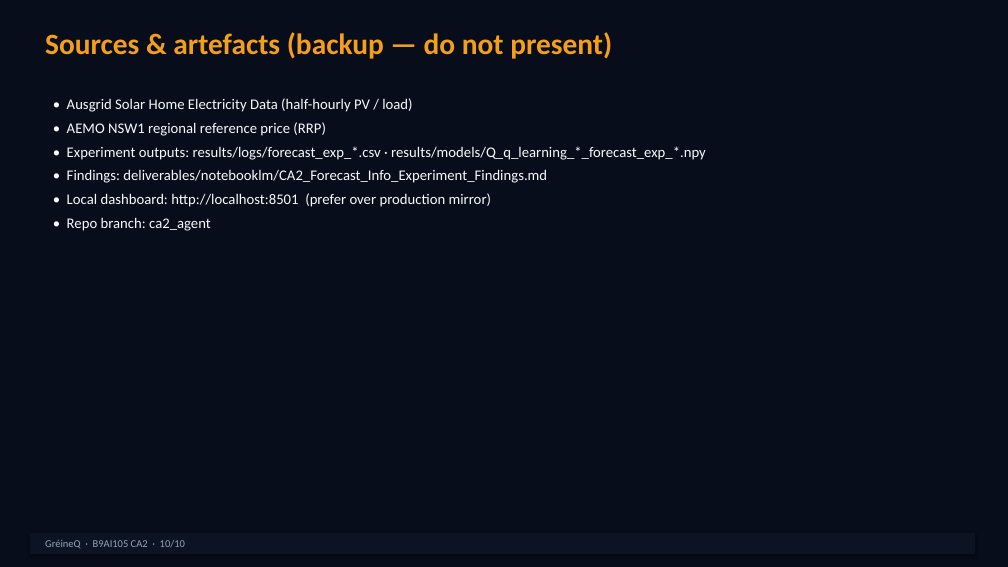
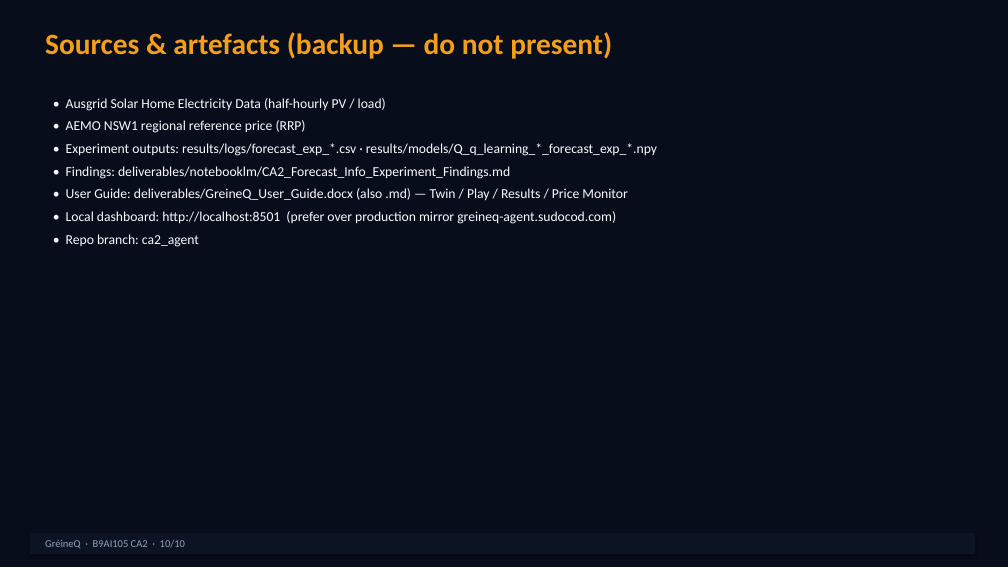
Before and after one commit to NathanLCR/rl-battery-dispatch, a slide deck: slide 10 of deliverables/presentation/GreineQ_CA2_Presentation.pptx. Drawn at 1008x567 pixels with LibreOffice and Linux fonts; fonts in the diff are those of the drawing. Boxes give left, top, right and bottom in pixels: in the first picture for what was removed or moved away, otherwise in the second. Text is boxed around its words. In the diff, an @@ line names an element or a change of style, - is before the commit and + after.

Commit message:
Align CA2 presentation and demo plan with User Guide and current dashboard nav.

```diff
--- a/deliverables/presentation/GreineQ_CA2_Presentation.pptx
+++ b/deliverables/presentation/GreineQ_CA2_Presentation.pptx
@@ text at [66, 98, 657, 247]: size 14 to 13 pt in "• Ausgrid Solar Home Electricity Data (half-hourly ...", "• AEMO NSW1 regional reference price (RRP)", "• Experiment outputs: results/logs/forecast_exp_*.csv · resu ...", "• Findings: deliverables/notebooklm/CA2_Forecast_Info_Experi ..." and 1 more places @@
@@ text at [66, 188, 627, 224]: text changed; size 14 to 13 pt @@
-• Local dashboard: http://localhost:8501 (prefer over production mirror)
+• User Guide: deliverables/GreineQ_User_Guide.docx (also .md) — Twin / Play / Results / Price Monitor
+• Local dashboard: http://localhost:8501 (prefer over production mirror greineq-agent.sudocod.com)
```
Also in this commit, not shown: 2 other slides changed, 9 other files.
